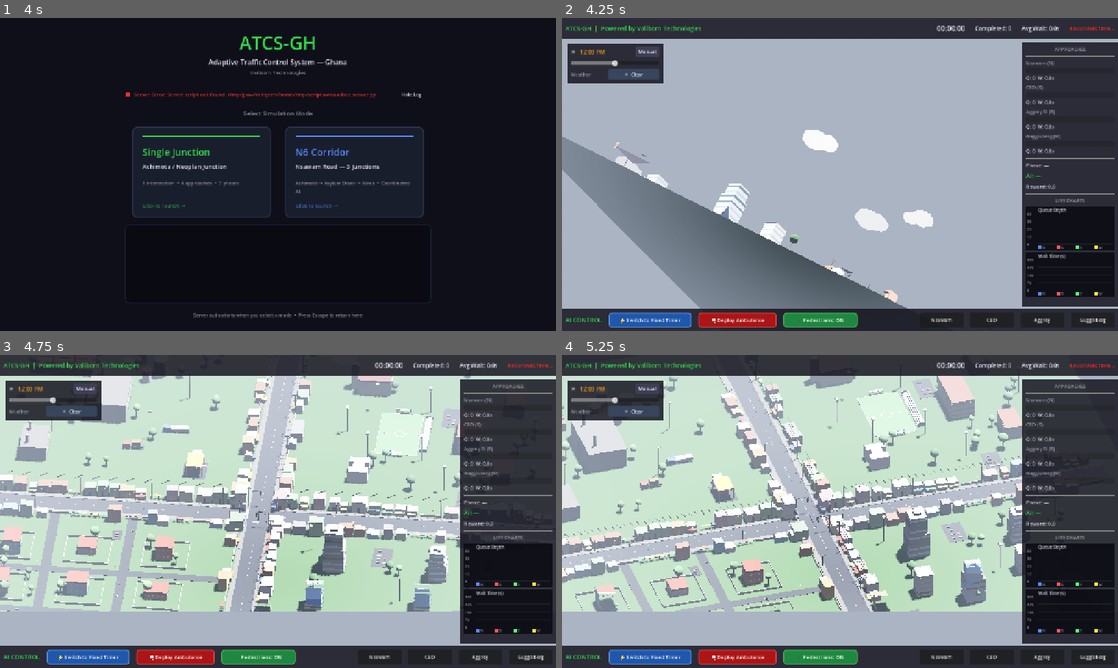
Above: before the commit, frames 1-4 (two rows, left to right).
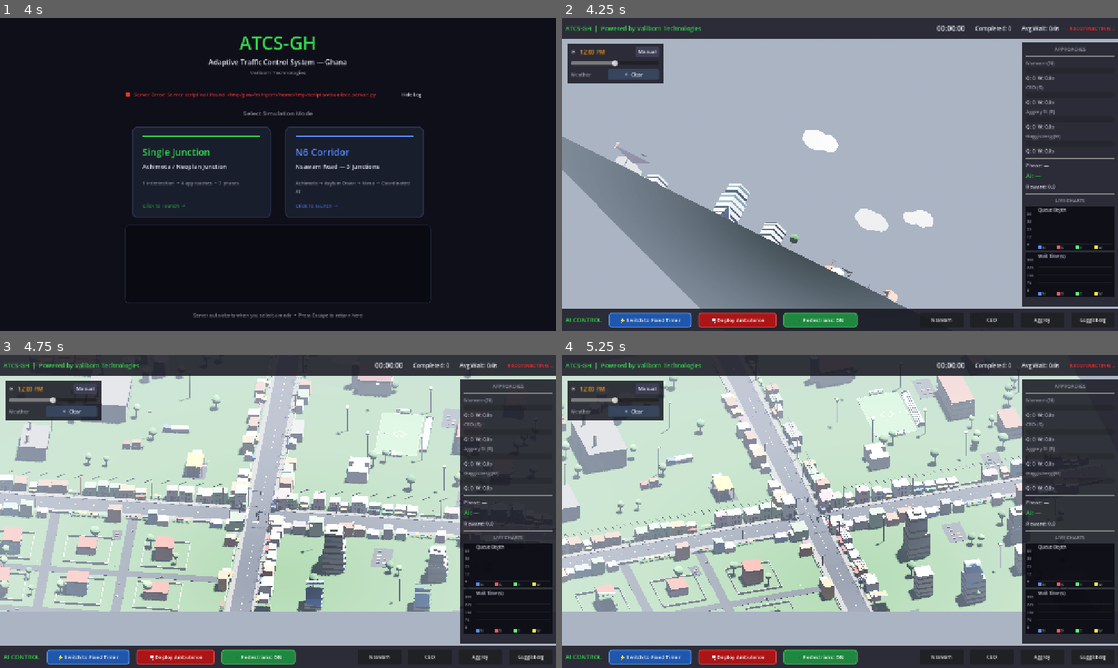
Above: after the commit, the same moments.

Repository: Bigbee-x/ATCS-GH
Game: Godot game, scene res://scenes/LauncherMenu.tscn
The game is run twice, just before and just after one commit, with the same random seed, the same clock (stepped at 60 frames per second) and the same inputs.
Inputs (mouse positions are in pixels of both pictures, inside the frame that each line leads up to):
- Up to frame 1 (4 s): click "Show Log" at 0.5 s; click "Hide Log" at 1.25 s; click (200, 212) at 2.02 s; click "Hide Log" at 2.75 s; click "Show Log" at 3.5 s
- Up to frame 2 (4.25 s): no input
- Up to frame 3 (4.75 s): tap Enter at 4.25 s; move the mouse to (400, 495) at 4.27 s; hold Right (ui_right) from 4.28 s (still down); hold Q from 4.28 s (still down); click (400, 495) at 4.42 s; tap Space at 4.52 s
- Up to frame 4 (5.25 s): release Right (ui_right) at 5 s; release Q at 5 s; drag from (728, 527) to (812, 574) at 5.02 s

Frame 1 is identical in both runs. In frame 2, 0.2% of the frame differs, in the area x 15-59%, y 50-90%; in frame 3, 0.6%, in the area x 0-81%, y 7-82%; in frame 4, 0.6%.

Commit message:
Fix heavy-traffic AI (state saturation + best-model selection) + visual polish
AI fixes (root-caused after run-1 produced a split policy — great on light
traffic, catastrophic on rush hour at 853s vs an 81.8s baseline):
- traffic_env.py: raise state normalizers MAX_QUEUE 50→150, MAX_QUEUE_LANE
  25→75, MAX_WAIT 600→1200. Heavy-traffic queues hit 600-760, which saturated
  the old caps 12-15× on every approach at once, blinding the agent exactly
  when it mattered. A focused 60-ep validation confirmed the fix: morning_rush
  dropped from ~853s toward baseline, with episodes now beating 81.8s (run-1
  never did on heavy traffic).
- train_agent.py: fix best-model selection. It used to save best_model.pth on
  any single episode beating the running best — so "best" was a snapshot taken
  right after a lucky off-peak episode (3s), not a model good across rush hour.
  Now tracks a rolling 10-ep mean (2 full scenario rotations) so "best" means
  consistently good across ALL demand patterns. Summary reports it honestly.

Visual polish:
- EnvironmentBuilder.gd: window/door materials now use a dark reflective glass
  albedo instead of flat warm cream, so they read as real glass panes in
  daylight (emission still drives the warm night glow). Open doors show a dark
  recessed interior by day. Applies to all buildings.
- PedestrianManager.gd: procedural walk cycle — pedestrians now have two legs
  on hip pivots and two arms on shoulder pivots that swing as they move, plus a
  subtle stride-synced bob. Each walker has its own phase tied to speed. SUMO
  crossing pedestrians animate only while moving and stand still at the curb.
  Pure transform animation — no rigs — keeping the low-poly style and FPS.

Co-Authored-By: Claude Opus 4.8 <noreply@anthropic.com>

Diff:
--- a/visualizer/scripts/EnvironmentBuilder.gd
+++ b/visualizer/scripts/EnvironmentBuilder.gd
@@ -241,21 +241,28 @@
 	## Build all shared emissive materials. Emission energy starts at 0.0 so the
 	## materials look normal during the day; _on_night_mode_changed() bumps them.
 
-	# Warm window (residential houses) — yellow-orange domestic glow
+	# Warm window (residential houses) — yellow-orange domestic glow.
+	# VISUAL FIX (2026-06-07): albedo is now DARK GLASS, not warm cream. The old
+	# cream albedo looked like a flat beige panel pasted on the wall in daylight
+	# (emission is off during the day). A dark, slightly-reflective glass tone
+	# reads as a real window pane when unlit; the warm emission still drives the
+	# night glow (emission is additive and dominates once the multiplier ramps).
 	_mat_window_warm = StandardMaterial3D.new()
-	_mat_window_warm.albedo_color = Color(0.95, 0.85, 0.55)
-	_mat_window_warm.roughness = 0.4
+	_mat_window_warm.albedo_color = Color(0.14, 0.17, 0.22)   # dark glass (day look)
+	_mat_window_warm.roughness = 0.15                          # low = reflective glass
+	_mat_window_warm.metallic = 0.35
 	_mat_window_warm.emission_enabled = true
-	_mat_window_warm.emission = Color(1.00, 0.82, 0.45)
+	_mat_window_warm.emission = Color(1.00, 0.82, 0.45)        # warm glow (night look)
 	_mat_window_warm.emission_energy_multiplier = 0.0
 
-	# Cool window (offices / towers / schools) — blue-white fluorescent
+	# Cool window (offices / towers / schools) — blue-white fluorescent.
+	# Same day/night split: dark blue glass when unlit, cool glow at night.
 	_mat_window_cool = StandardMaterial3D.new()
-	_mat_window_cool.albedo_color = Color(0.75, 0.85, 0.95)
-	_mat_window_cool.roughness = 0.3
-	_mat_window_cool.metallic = 0.2
+	_mat_window_cool.albedo_color = Color(0.13, 0.18, 0.26)   # dark blue glass (day look)
+	_mat_window_cool.roughness = 0.12
+	_mat_window_cool.metallic = 0.40
 	_mat_window_cool.emission_enabled = true
-	_mat_window_cool.emission = Color(0.82, 0.92, 1.00)
+	_mat_window_cool.emission = Color(0.82, 0.92, 1.00)       # cool glow (night look)
 	_mat_window_cool.emission_energy_multiplier = 0.0
 
 	# "_early" dusk-lit variants — same look as the full-night materials, but
@@ -265,6 +272,7 @@
 	_mat_window_warm_early = StandardMaterial3D.new()
 	_mat_window_warm_early.albedo_color = _mat_window_warm.albedo_color
 	_mat_window_warm_early.roughness = _mat_window_warm.roughness
+	_mat_window_warm_early.metallic = _mat_window_warm.metallic
 	_mat_window_warm_early.emission_enabled = true
 	_mat_window_warm_early.emission = _mat_window_warm.emission
 	_mat_window_warm_early.emission_energy_multiplier = 0.0
--- a/visualizer/scripts/PedestrianManager.gd
+++ b/visualizer/scripts/PedestrianManager.gd
@@ -21,6 +21,18 @@
 const LEG_HEIGHT        := 0.18    # Legs (lower body)
 const TOTAL_HEIGHT      := 0.52    # Approximate total (legs + body + head)
 const SIDEWALK_Y        := 0.15    # Matches Intersection.gd SIDEWALK_HEIGHT
+
+# ── Procedural walk animation ──────────────────────────────────────────────────
+# Pedestrians now have articulated legs + arms that swing as they move, plus a
+# subtle vertical bob. All driven by a per-person `phase` (radians) advanced by
+# distance walked, so faster walkers stride faster. Pure transform animation —
+# no skeletons/imported rigs — so it stays cheap and matches the low-poly style.
+const STRIDE_RATE       := 9.0     # stride-phase radians gained per Godot unit walked
+const LEG_SWING         := 0.55    # peak leg swing angle (rad, ~31°)
+const ARM_SWING         := 0.42    # peak arm swing angle (rad), opposite the legs
+const BOB_HEIGHT        := 0.012   # vertical body bob amplitude (Godot units)
+const LEG_SPLIT_W       := 0.045   # each leg's width (two legs replace the old block)
+const ARM_LENGTH        := 0.16    # arm length
 
 # ── SUMO coordinate transform ──────────────────────────────────────────────────
 const SUMO_CENTER       := 1500.0  # SUMO junction center (single-junction mode)
@@ -166,11 +178,17 @@
 	for ped in _ambient_peds:
 		_move_ambient(ped, delta)
 
-	# Smoothly interpolate crossing pedestrians toward target positions
+	# Smoothly interpolate crossing pedestrians toward target positions,
+	# animating their stride only while they're actually moving.
 	for pid in _crossing_peds:
 		var data: Dictionary = _crossing_peds[pid]
 		var node: Node3D = data["node"]
+		var prev: Vector3 = node.position
 		node.position = node.position.lerp(data["target_pos"], minf(delta * 8.0, 1.0))
+		var moving: bool = node.position.distance_to(prev) > 0.0015
+		if moving:
+			data["phase"] = data.get("phase", 0.0) + delta * STRIDE_RATE * 0.9
+		_animate_walk(node, data.get("phase", 0.0), moving)
 
 
 # ═══════════════════════════════════════════════════════════════════════════════
@@ -257,6 +275,7 @@
 			"progress": randf(),
 			"speed": MIN_SPEED + randf() * (MAX_SPEED - MIN_SPEED),
 			"forward": randf() > 0.5,
+			"phase": randf() * TAU,   # desync each walker's stride
 		}
 		_update_ambient_position(ped_data)
 		_ambient_peds.append(ped_data)
@@ -278,13 +297,18 @@
 			ped["progress"] = 0.0
 			ped["forward"] = true
 
+	# Advance the walk phase by distance covered this frame, then animate.
+	ped["phase"] += ped["speed"] * delta * STRIDE_RATE
 	_update_ambient_position(ped)
+	_animate_walk(ped["node"], ped["phase"], true)
 
 
 func _update_ambient_position(ped: Dictionary) -> void:
 	var path: Dictionary = _sidewalk_paths[ped["path_idx"]]
 	var pos: Vector3 = path["start"].lerp(path["end"], ped["progress"])
 	pos.y = SIDEWALK_Y + LEG_HEIGHT + BODY_HEIGHT / 2.0
+	# Subtle vertical bob synced to the stride (2× the leg frequency).
+	pos.y += absf(sin(ped.get("phase", 0.0) * 2.0)) * BOB_HEIGHT
 	var node: Node3D = ped["node"]
 	node.position = pos
 	var dir: Vector3 = (path["end"] - path["start"]).normalized()
@@ -367,6 +391,7 @@
 			_crossing_peds[pid] = {
 				"node": new_mesh,
 				"target_pos": target_pos,
+				"phase": randf() * TAU,   # desync stride per crosser
 			}
 
 		# Update facing direction from SUMO angle
@@ -502,19 +527,21 @@
 	var skin_color: Color = SKIN_COLORS[randi() % SKIN_COLORS.size()]
 	var leg_color: Color = LEG_COLORS[randi() % LEG_COLORS.size()]
 
-	# Legs
 	var leg_mat := StandardMaterial3D.new()
 	leg_mat.albedo_color = leg_color
-	var legs := CSGBox3D.new()
-	legs.size = Vector3(BODY_WIDTH, LEG_HEIGHT, BODY_DEPTH)
-	legs.position = Vector3(0, -BODY_HEIGHT / 2.0 - LEG_HEIGHT / 2.0 + 0.02, 0)
-	legs.material = leg_mat
-	legs.name = "Legs"
-	root.add_child(legs)
-
-	# Torso
 	var shirt_mat := StandardMaterial3D.new()
 	shirt_mat.albedo_color = shirt_color
+	var skin_mat := StandardMaterial3D.new()
+	skin_mat.albedo_color = skin_color
+
+	# Legs — two of them, each on a hip pivot so they can swing fore/aft.
+	# The pivot sits at the torso base; the leg box hangs below it.
+	var hip_y: float = -BODY_HEIGHT / 2.0
+	var leg_size := Vector3(LEG_SPLIT_W, LEG_HEIGHT, BODY_DEPTH * 0.85)
+	_add_limb(root, "HipL", Vector3(-0.026, hip_y, 0), leg_size, LEG_HEIGHT, leg_mat)
+	_add_limb(root, "HipR", Vector3( 0.026, hip_y, 0), leg_size, LEG_HEIGHT, leg_mat)
+
+	# Torso
 	var torso := CSGBox3D.new()
 	torso.size = Vector3(BODY_WIDTH + 0.02, BODY_HEIGHT, BODY_DEPTH + 0.01)
 	torso.position = Vector3(0, 0, 0)
@@ -522,9 +549,14 @@
 	torso.name = "Torso"
 	root.add_child(torso)
 
+	# Arms — two of them, each on a shoulder pivot, swinging opposite the legs.
+	var sh_y: float = BODY_HEIGHT / 2.0 - 0.03
+	var arm_x: float = BODY_WIDTH / 2.0 + 0.018
+	var arm_size := Vector3(0.03, ARM_LENGTH, 0.03)
+	_add_limb(root, "ShoulderL", Vector3(-arm_x, sh_y, 0), arm_size, ARM_LENGTH, skin_mat)
+	_add_limb(root, "ShoulderR", Vector3( arm_x, sh_y, 0), arm_size, ARM_LENGTH, skin_mat)
+
 	# Head
-	var skin_mat := StandardMaterial3D.new()
-	skin_mat.albedo_color = skin_color
 	var head := CSGSphere3D.new()
 	head.radius = HEAD_RADIUS
 	head.radial_segments = 8
@@ -535,3 +567,35 @@
 	root.add_child(head)
 
 	return root
+
+
+func _add_limb(parent: Node3D, pivot_name: String, pivot_pos: Vector3,
+			   box_size: Vector3, length: float, mat: StandardMaterial3D) -> void:
+	## Build a limb that pivots from `pivot_pos`: a named Node3D pivot with a
+	## CSGBox3D hanging below it (offset down by length/2). Animating the pivot's
+	## rotation.x swings the limb fore/aft without rebuilding the CSG geometry.
+	var pivot := Node3D.new()
+	pivot.name = pivot_name
+	pivot.position = pivot_pos
+	parent.add_child(pivot)
+	var box := CSGBox3D.new()
+	box.size = box_size
+	box.position = Vector3(0, -length / 2.0, 0)
+	box.material = mat
+	pivot.add_child(box)
+
+
+func _animate_walk(root: Node3D, phase: float, moving: bool) -> void:
+	## Swing the legs and arms from a per-person walk phase. Arms swing opposite
+	## the legs (natural counter-rotation). When not moving, limbs ease to rest.
+	var s: float = sin(phase)
+	var leg: float = s * LEG_SWING if moving else 0.0
+	var arm: float = s * ARM_SWING if moving else 0.0
+	var hip_l := root.get_node_or_null("HipL") as Node3D
+	var hip_r := root.get_node_or_null("HipR") as Node3D
+	var sh_l := root.get_node_or_null("ShoulderL") as Node3D
+	var sh_r := root.get_node_or_null("ShoulderR") as Node3D
+	if hip_l: hip_l.rotation.x = leg
+	if hip_r: hip_r.rotation.x = -leg
+	if sh_l: sh_l.rotation.x = -arm
+	if sh_r: sh_r.rotation.x = arm
Not shown, changed: ai/traffic_env.py
Not shown, changed: scripts/train_agent.py
